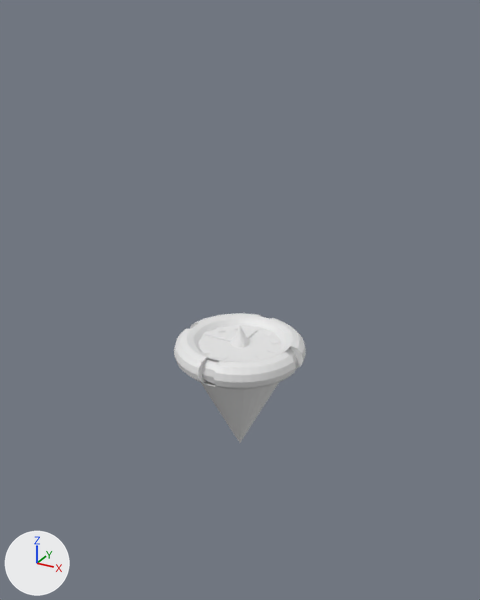
A saved change to the Blender file clock.blend.
Before and after are seen from a 50 mm camera at (5.41, -9.84, 5.99) aimed at (-0.34, 0.62, 0.76). The lights are fixed; the arrows at lower left show +X, +Y and +Z.

In view in the first picture: 'Clock', 'Torus', 'stożek'.
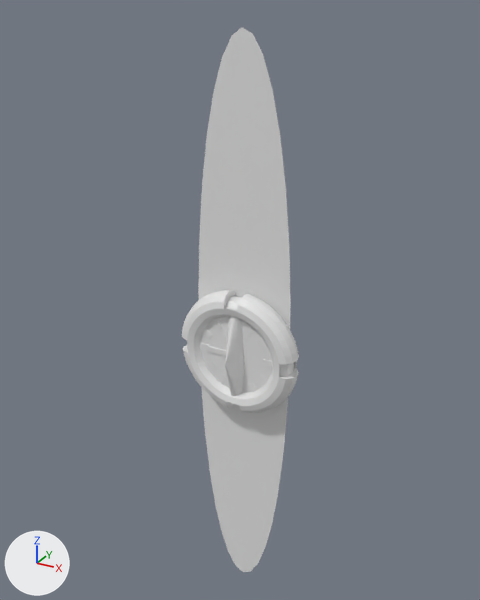
Where the newer file only moved an object's origin or applied its transform, the numbers keep the older frame.

Changed parts and their boxes (x1, y1, x2, y2) in the pictures (480 x 600 px):
'stożek', reshaped: before (201, 382, 279, 443); after (198, 27, 291, 572)
'Torus', reshaped, moved, rescaled (11% narrower, 61% taller): before (174, 313, 306, 389); after (182, 290, 299, 413)
'Clock', reshaped, rescaled: before (199, 325, 281, 361); after (201, 317, 272, 392)
'stożek.001', reshaped (361% taller): before (230, 326, 250, 348); after (225, 301, 244, 406)
'Kostka', rescaled: before (246, 329, 257, 339); after (208, 346, 226, 356)
'Kostka.001', rescaled (not visible afterwards): before (203, 331, 232, 342)
'Kostka.010', rescaled (100% taller): before (269, 339, 281, 344); after (211, 319, 223, 330)
'Kostka.012', rescaled: before (255, 353, 266, 359); after (243, 324, 253, 336)
'Kostka.002', rescaled: before (218, 354, 228, 360); after (262, 359, 272, 369)
'Kostka.009', rescaled: before (263, 331, 275, 336); after (202, 328, 212, 339)
'Kostka.004', rescaled: before (198, 341, 208, 346); after (246, 382, 257, 392)
'Kostka.006', rescaled (71% taller): before (216, 326, 226, 332); after (216, 373, 226, 384)
'Kostka.003', rescaled (8% narrower, 57% taller): before (201, 348, 212, 354); after (258, 375, 268, 385)
'Kostka.007', rescaled: before (233, 325, 242, 330); after (205, 360, 216, 370)
'Kostka.008', rescaled: before (251, 326, 262, 332); after (200, 343, 209, 352)
'little_cubes', rescaled: before (239, 358, 248, 361); after (256, 338, 267, 348)
'Kostka.011', rescaled (not visible afterwards): before (267, 347, 279, 353)

Edits to the bpy script that builds the scene:
```text
Change me_torus:
    where me_torus.from_pydata(...)  # 642 vertices, 640 faces; spans x -1.24..1.24, y -1.24..1.24, z -0.25..0.25
    used by ob_torus; parent = ob_clock; location = (0.0, 0.0, 0.0603)
    me_torus part 1: the whole mesh is multiplied about its middle by the matrix ((-0.014, -1.0, -0.021), (-0.013, 0.021, -1.0), (1.0, -0.014, -0.014))
Change me_stożek:
    where me_stożek.from_pydata(...)  # 33 vertices, 33 faces; spans x -1.0..1.0, y -1.0..1.0, z -1.0..1.0
    used by ob_stożek; parent = ob_clock; location = (0.0, 0.0, -1.111); rotation_euler = (-3.142, 0.0, 0.0), in degrees (-180, 0, 0)
    me_stożek part 2: the whole mesh is multiplied about its middle by the matrix ((-0.014, 1.0, 0.022), (0.014, 0.022, -1.0), (-1.0, -0.014, -0.014)), then moved by (0.02, -1.11, -1.13)
Change me_walec:
    where me_walec.from_pydata(...)  # 64 vertices, 34 faces; spans x -1.0..1.0, y -1.0..1.0, z -1.0..1.0
    used by ob_clock; location = (0.0, 0.0, 0.0); scale = (1.0, 1.0, 0.175)
    me_walec part 3: the whole mesh is multiplied about its middle by the matrix ((-0.014, -1.0, -0.004), (-0.013, 0.021, -0.175), (1.0, -0.014, -0.002))
Change ob_torus:
    remove ob_torus.matrix_parent_inverse = Matrix(((1.0, 0.0, 0.0, 0.0), (0.0, 1.0, 0.0, 0.0), (0.0, 0.0, 5.702, 0.0), (0.0, 0.0, 0.0, 1.0)))
    ob_torus.location: (0.0, 0.0, 0.0603) -> (-0.00128, -0.0603, -0.000828)
Change ob_clock:
    ob_clock.scale: (1.0, 1.0, 0.175) -> (1.0, 1.0, 1.0)
```
